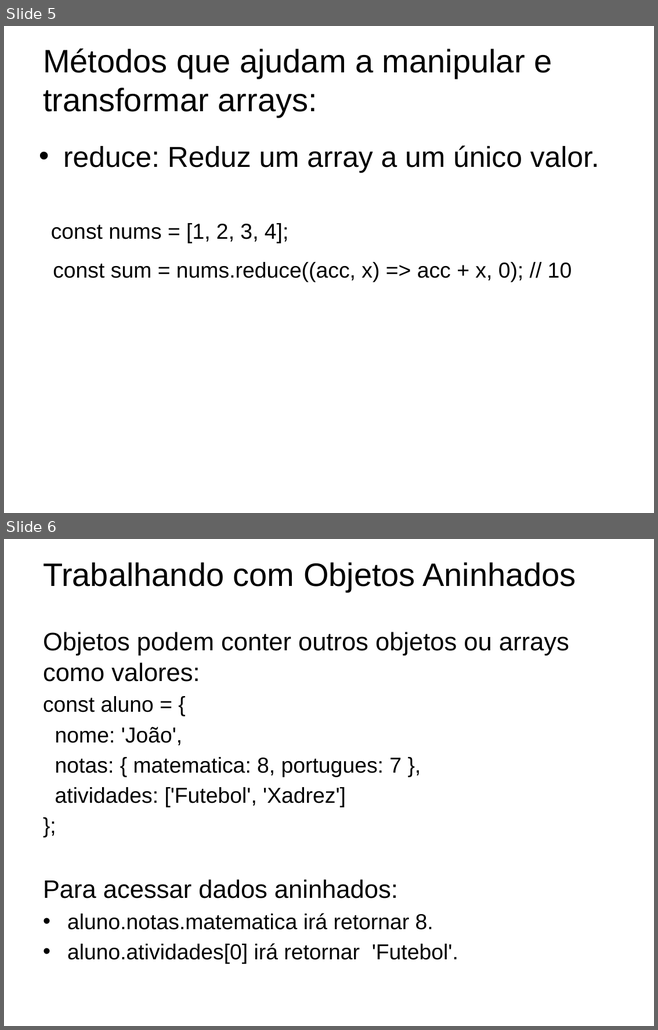
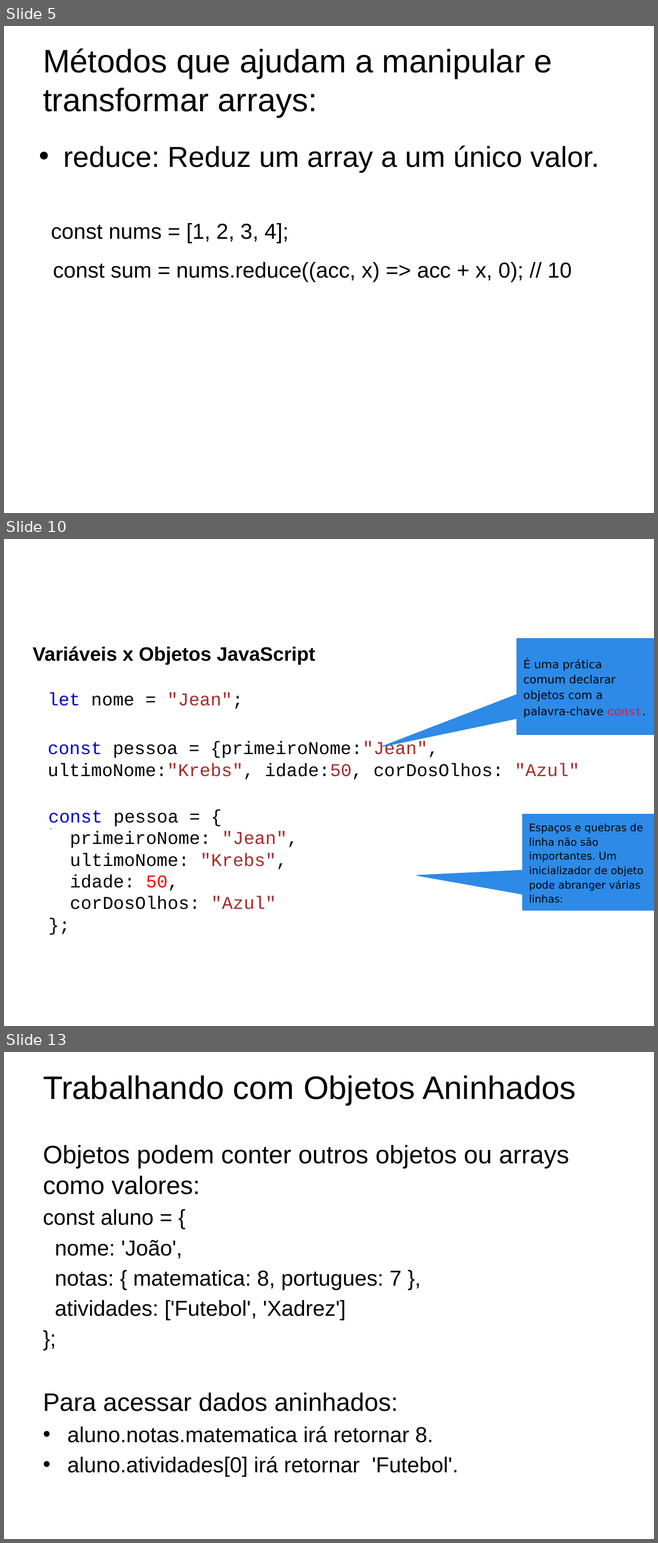
Before and after one commit to ProfessorJeanMax/Senac-Turma-5933, a slide deck: Slides/Javascript/Estruturas Dados Iteracao.pptx. Shown one above the other, each under a label of ours: slides 5 and 6 before the commit, slides 5, 10 and 13 after it; the slides between them are not shown. The pictures are 658x1030 and 658x1543 pixels, drawn with LibreOffice and Linux fonts; fonts in the diff are those of the drawing; background and template pictures are left out. Boxes give left, top, right and bottom in pixels: in the first picture for what was removed or moved away, otherwise in the second. Text is boxed around its words. In the diff, an @@ line names an element or a change of style, - is before the commit and + after.

```diff
--- a/Slides/Javascript/Estruturas Dados Iteracao.pptx
+++ b/Slides/Javascript/Estruturas Dados Iteracao.pptx
@@ slide 10 added at [4, 539, 654, 1026], background picture (left out) @@
@@ speech box added at [517, 638, 654, 734], fill #2D8AE7, outline #2D8AE7 0.75 pt, 12.5 pt, text #000000 @@
+É uma prática comum declarar objetos com a palavra-chave const.
@@ title added at [32, 646, 315, 664], 21.6 pt, text #000000, bold @@
+Variáveis x Objetos JavaScript
@@ text added at [48, 693, 579, 780], 20 pt, text #000000 @@
+let nome = "Jean";
+const pessoa = {primeiroNome:"Jean", ultimoNome:"Krebs", idade:50, corDosOlhos: "Azul"
+};
@@ text added at [48, 810, 298, 910], 20 pt, text #000000 @@
+const pessoa = {
+primeiroNome: "Jean",
+ultimoNome: "Krebs",
+idade: 50,
+corDosOlhos: "Azul"
+};
@@ speech box added at [523, 815, 654, 911], fill #2D8AE7, outline #2D8AE7 0.75 pt, 11.5 pt, text #000000 @@
+Espaços e quebras de linha não são importantes. Um inicializador de objeto pode abranger várias linhas:
@@ what was slide 6 is now slide 13 @@
```
Also in this commit, not shown: 1 slide changed, 6 other slides added, 2 other files.
